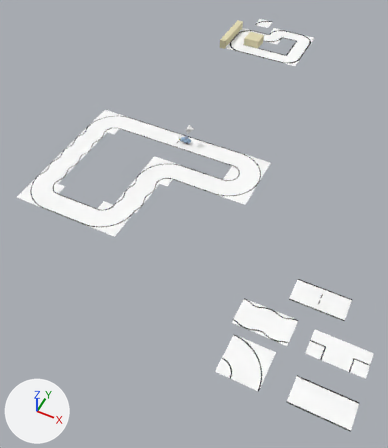
The Blender file blender/plugin.blend as it was, and as the next commit left it.
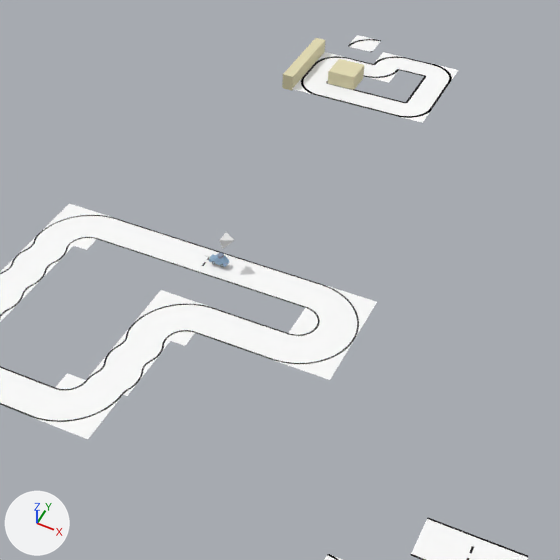
Each version is shown whole from a 50 mm camera at (6.04, -9.13, 10.08) aimed at (1.6, -0.25, -1.03), then close up on the part from 17% to 95% of the width and 0% to 67% of the height. Arrows for +X, +Y and +Z are at lower left; the lights stay in place.

The first close-up shows 'NXP-Gerade.001', 'NXP-Gerade.002', 'NXP-Gerade.003', 'NXP-Kurve.001', 'NXP-Kurve.002', 'NXP-Kurve.003', 'NXP-Kurve.004', 'NXP-Kurve.006', 'NXP-Schlange.001', 'NXP-Schlange.003', 'NXP-Start-Stop', 'NXP-Start-Stop.001'.
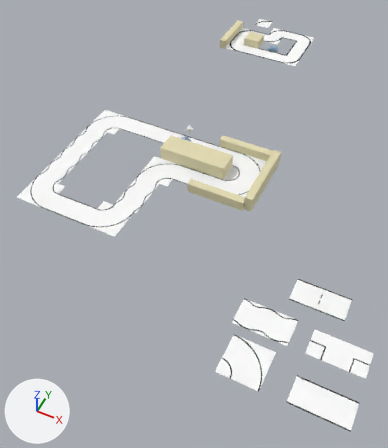
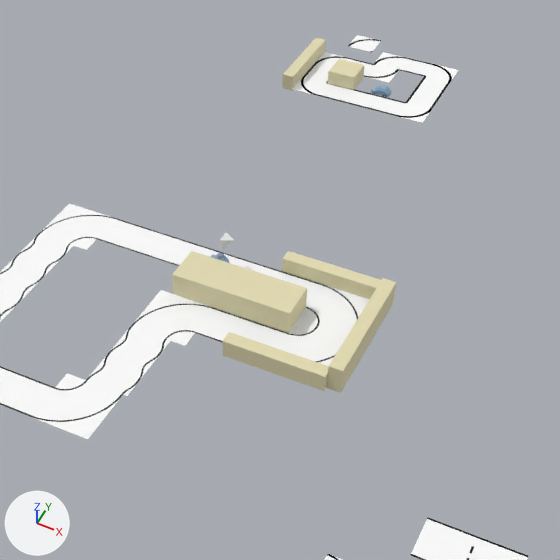
Where the change shows, as pixel boxes (x1, y1, x2, y2) in the close-ups (560 x 560 px):
'Cube.007', added (beige)
    after: (172, 251, 307, 333)
'Cube.008', added (beige)
    after: (326, 278, 396, 393)
'Cube.005', added (beige)
    after: (223, 332, 329, 391)
'Cube.004', added (beige)
    after: (282, 251, 381, 299)
'car.001', added
    after: (371, 85, 391, 98)
'NXP-Gerade.001', unchanged, covered by the edit
    before: (233, 261, 321, 308)
    after: (245, 261, 321, 306)

Edits to the bpy script that builds the scene:
```text
Add me_cube_011:
    me_cube_011.from_pydata(...)  # a box spanning x -0.15..0.07, y -1.04..1.01, z -0.22..0.22
    me_cube_011.materials.append(mat_basiccolor)  # beige #e7e0bb
Add me_cube_010:
    me_cube_010.from_pydata(...)  # a box spanning x -0.88..1.04, y -0.31..0.3, z -0.22..0.22
    me_cube_010.materials.append(mat_basiccolor)  # beige #e7e0bb
Add me_cube_008:
    me_cube_008.from_pydata(...)  # a box spanning x 1.33..2.9, y -0.09..0.12, z -0.03..0.25
    me_cube_008.materials.append(mat_basiccolor)  # beige #e7e0bb
Add me_cube_007:
    me_cube_007.from_pydata(...)  # a box spanning x 1.33..2.9, y 1.94..2.15, z -0.03..0.25
    me_cube_007.materials.append(mat_basiccolor)  # beige #e7e0bb
Add me_cube_005:
    me_cube_005.from_pydata(...)  # 106 vertices, 192 faces; spans x -0.07..0.069, y -0.148..0.154, z -0.006..0.134
    me_cube_005.materials.append(mat_material)  # picture img_auto_tx
Add ob_cube_008:
    ob_cube_008 = bpy.data.objects.new('Cube.008', me_cube_011)
    ob_cube_008.location = (3.05, 1.04, 0.17)
Add ob_cube_007:
    ob_cube_007 = bpy.data.objects.new('Cube.007', me_cube_010)
    ob_cube_007.location = (0.95, 1.04, 0.17)
Add ob_cube_005:
    ob_cube_005 = bpy.data.objects.new('Cube.005', me_cube_008)
    ob_cube_005.location = (0.0, 0.0, 0.0)
Add ob_cube_004:
    ob_cube_004 = bpy.data.objects.new('Cube.004', me_cube_007)
    ob_cube_004.location = (0.0, 0.0, 0.0)
Add ob_car_001:
    ob_car_001 = bpy.data.objects.new('car.001', me_cube_005)
    ob_car_001.location = (1.68, 4.79, 1.64)
    ob_car_001.rotation_euler = (0.0, 0.0, 1.571)  # degrees (0, 0, 90)
```
